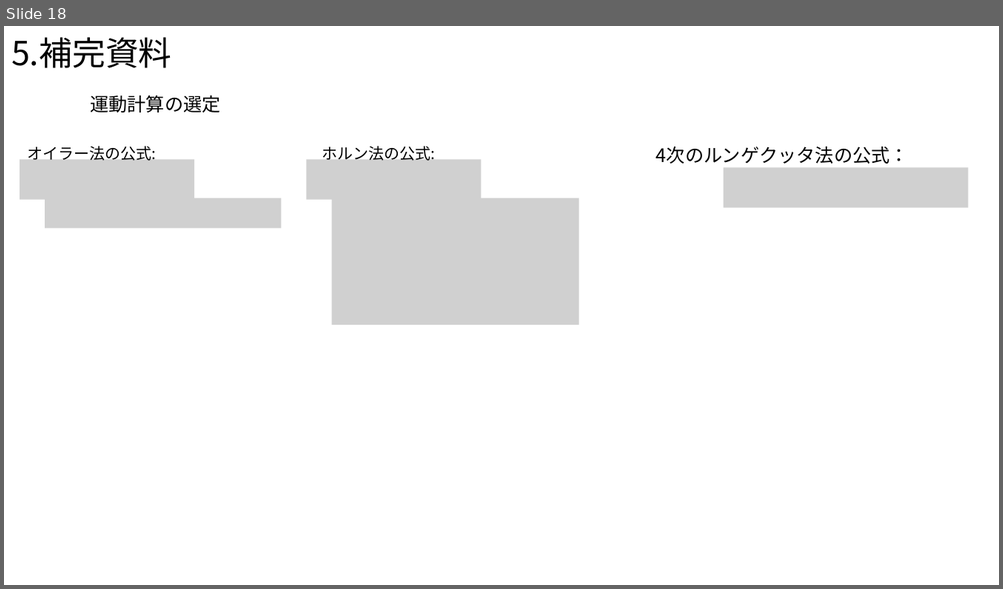
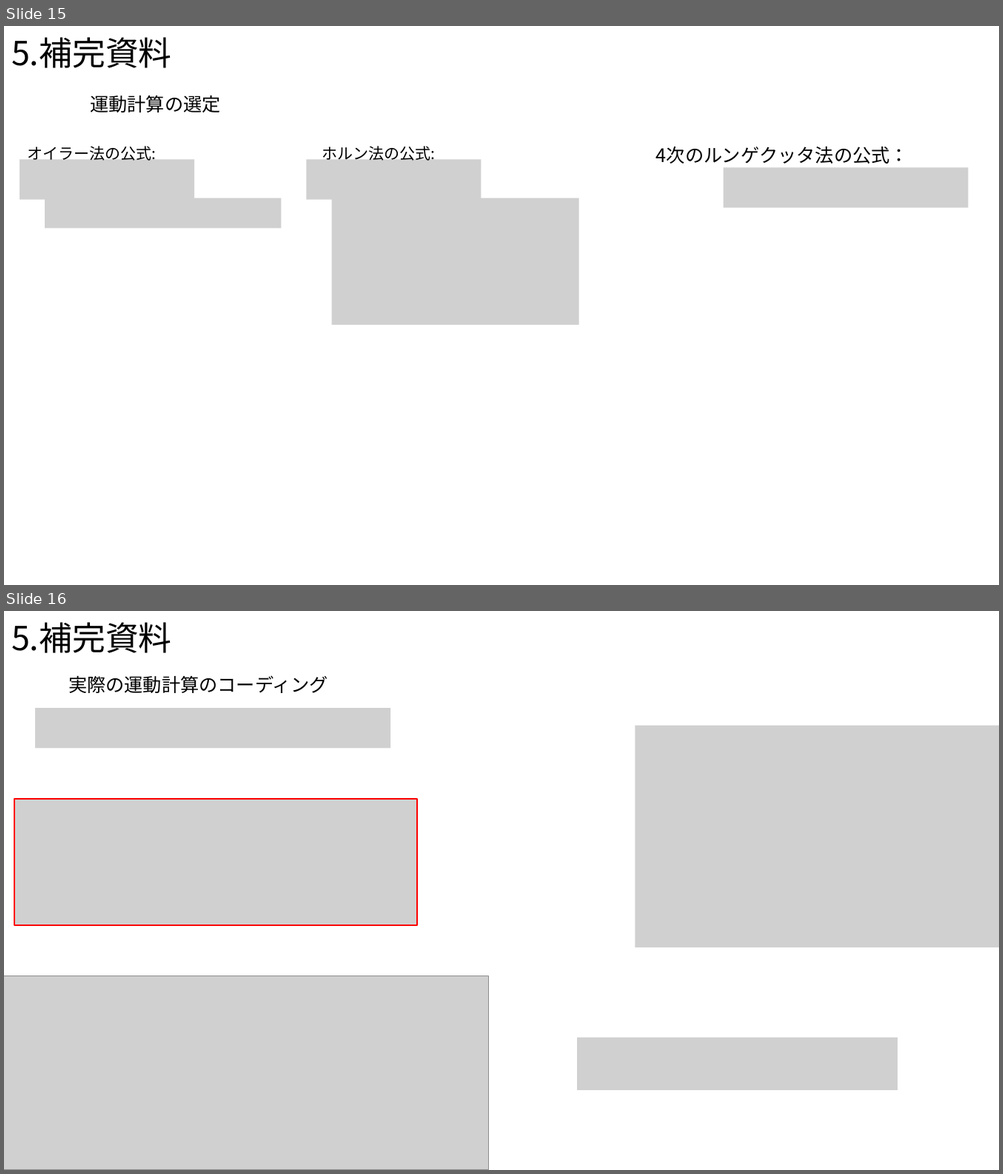
Before and after one commit to Takeuchi-yuya/Ksimulation, a slide deck: docs/中間発表.pptx. Shown one above the other, each under a label of ours: slide 18 before the commit, slides 15 and 16 after it. The pictures are 1003x589 and 1003x1174 pixels, drawn with LibreOffice and Linux fonts; fonts in the diff are those of the drawing; grey boxes stand for pictures. Boxes give left, top, right and bottom in pixels: in the first picture for what was removed or moved away, otherwise in the second. Text is boxed around its words. In the diff, an @@ line names an element or a change of style, - is before the commit and + after.

```diff
--- a/docs/中間発表.pptx
+++ b/docs/中間発表.pptx
@@ slide 16 added at (4,611,999,1170), background #FFFFFF @@
@@ text added at (11,622,172,653), 32 pt, text #000000 @@
+5.補完資料
@@ text added at (68,675,328,693), 18 pt, text #000000 @@
+実際の運動計算のコーディング
@@ picture added at (35,708,390,749) @@
@@ picture added at (635,726,999,948) @@
@@ picture added at (14,799,418,925) @@
@@ picture added at (4,977,488,1170) @@
@@ picture added at (577,1038,897,1091) @@
@@ what was slide 18 is now slide 15 @@
```
Also in this commit, not shown: 6 slides changed.
